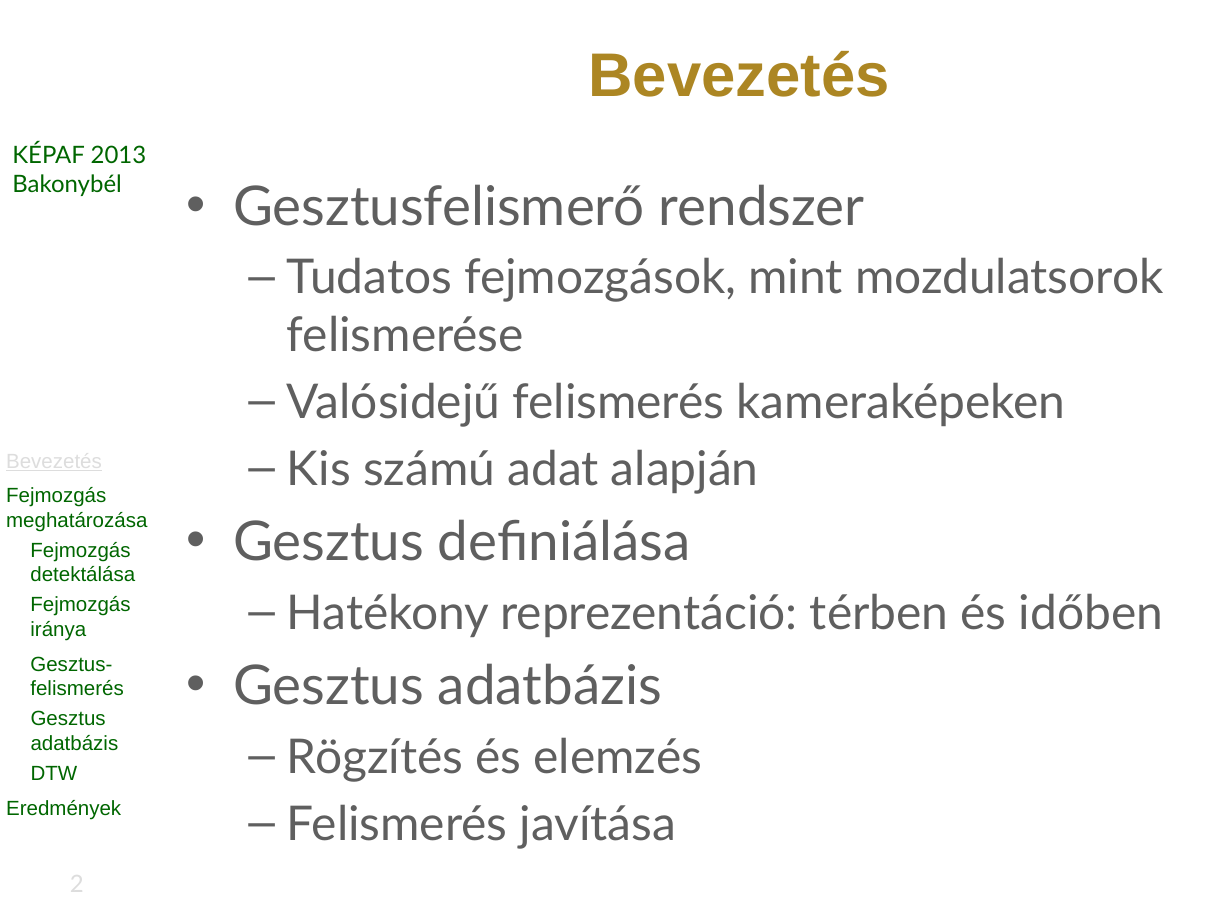
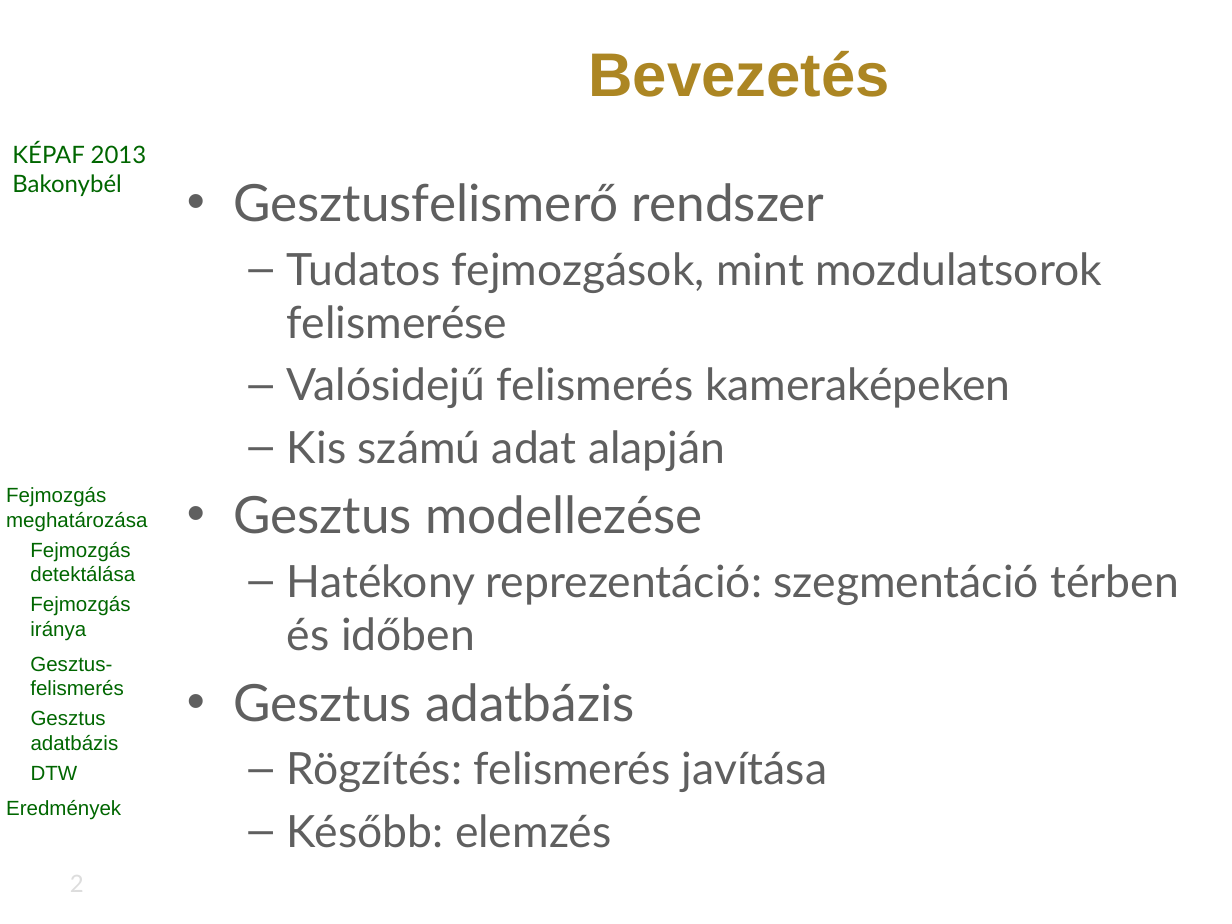
Before and after one commit to vohoaiviet/face-gesture-api, a slide deck: slide 2 of HeadMovement/research/kepaf/ppt/bertok.kornel.kepaf.2013.pptx. Drawn at 1232x924 pixels with LibreOffice and Linux fonts; fonts in the diff are those of the drawing; background and template pictures are left out. Boxes give left, top, right and bottom in pixels: in the first picture for what was removed or moved away, otherwise in the second. Text is boxed around its words. In the diff, an @@ line names an element or a change of style, - is before the commit and + after.

```diff
--- a/HeadMovement/research/kepaf/ppt/bertok.kornel.kepaf.2013.pptx
+++ b/HeadMovement/research/kepaf/ppt/bertok.kornel.kepaf.2013.pptx
@@ text at (x1=233, y1=183, x2=1102, y2=722): size 32 to 30 pt in "Gesztusfelismerő rendszer", "Gesztus adatbázis"; size 28 to 26 pt in "Tudatos fejmozgások, mint mozdulatsorok felismerése", "Valósidejű felismerés kameraképeken", "Kis számú adat alapján" @@
@@ text "Bevezetés" at (x1=6, y1=487, x2=147, y2=820): text colour #DDDDDD to #FFFFFF, underline off in "Bevezetés" @@
@@ text at (x1=233, y1=495, x2=1179, y2=651): text changed; size 28 to 26 pt @@
-• Gesztus definiálása
-  – Hatékony reprezentáció: térben és időben
+• Gesztus modellezése
+  – Hatékony reprezentáció: szegmentáció térben és időben
@@ text at (x1=287, y1=751, x2=827, y2=848): text changed; size 28 to 26 pt @@
-  – Rögzítés és elemzés
-  – Felismerés javítása
+  – Rögzítés: felismerés javítása
+  – Később: elemzés
```
Also in this commit, not shown: 13 other slides changed.
